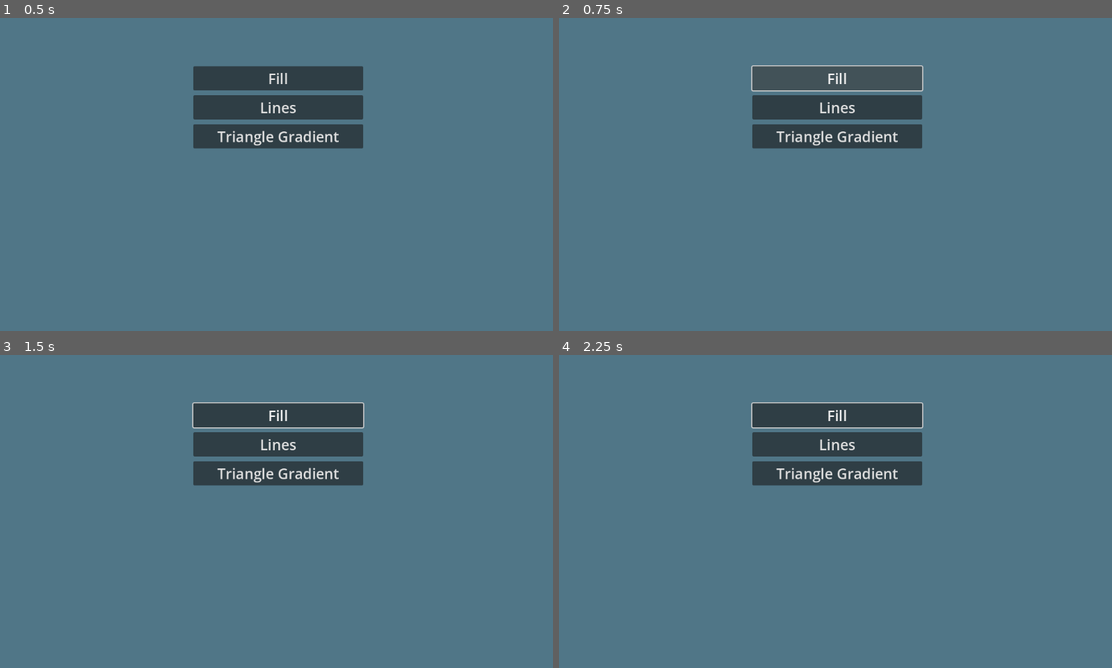
Above: before the commit, frames 1-4 (two rows, left to right).
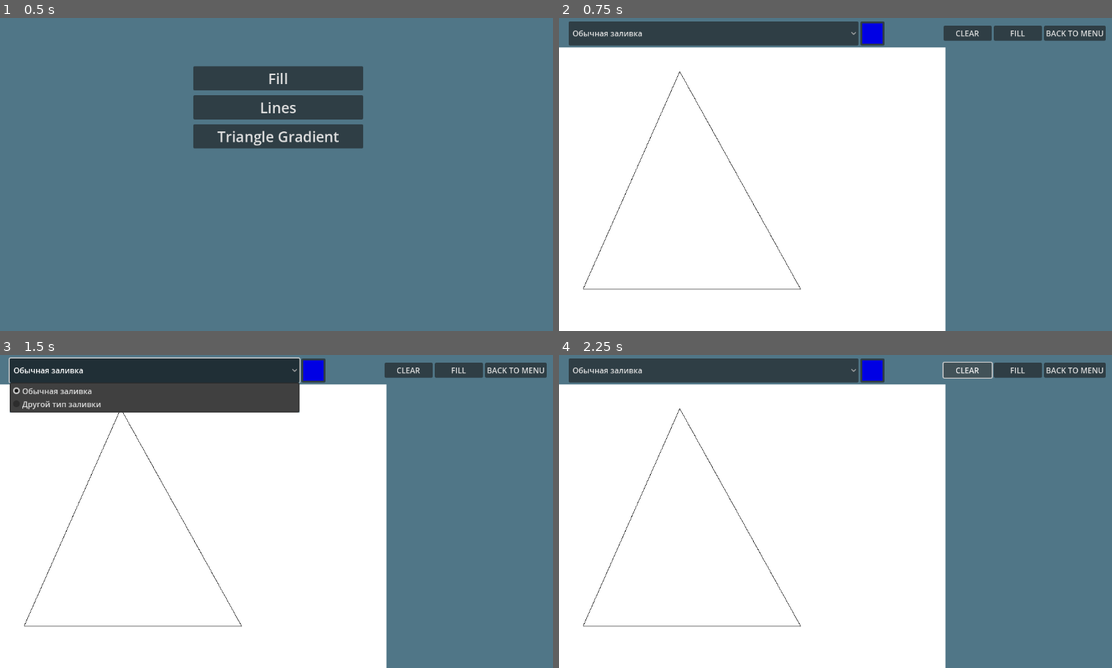
Above: after the commit, the same moments.

Repository: GodotGangComgraph/lab03-raster
Game: Godot game, scene res://menu.tscn
Same seed, same stepped clock (60 frames per second), same inputs: the game is played once before the commit and once after it.
Inputs (mouse positions are in pixels of both pictures, inside the frame that each line leads up to):
- Up to frame 1 (0.5 s): no input
- Up to frame 2 (0.75 s): click "Fill" at 0.5 s
- Up to frame 3 (1.5 s): click (154, 370) at 1.25 s, where only the run after the commit has a clickable "Обычная заливка"
- Up to frame 4 (2.25 s): click (968, 370) at 2 s, where only the run after the commit has a clickable "CLEAR"

Frame 1 is identical in both runs. In frame 2, 69% of the frame differs, in the area x 0-99%, y 1-100%; in frame 3, 69%; in frame 4, 69%.

Commit message:
add filling
Co-Authored-By: NZEFER <181220257+NZEFER@users.noreply.github.com>
Co-Authored-By: Vladislav Krylov <59023506+Voladsky@users.noreply.github.com>

Diff:
--- a/Filling.gd
+++ b/Filling.gd
@@ -1,7 +1,7 @@
 extends Node
 
 # Выбранный цвет для заливки
-var fill_color = Color.WHITE
+var fill_color
 
 # Цвет границы фигуры (треугольника)
 var boundary_color = Color.BLACK
@@ -9,32 +9,42 @@
 # Текстура для отображения изображения
 var image_texture: ImageTexture
 
+@onready var color_picker_button: ColorPickerButton = $VBoxContainer/MarginContainer/HBoxContainer/ColorPickerButton
+@onready var texture_rect: TextureRect = $VBoxContainer/TextureRect
+@onready var option_button: OptionButton = $VBoxContainer/MarginContainer/HBoxContainer/OptionButton
+
+#const picture = preload("res://ФРУКТЫ.jpg")
+const picture = preload("res://RWAH.png")
+
+var picture_image: Image
+
+
 func _ready():
-	# Создание изображения 256x256 пикселей
+	picture_image = picture.get_image()
+
+	fill_color = color_picker_button.color
+
+	clear()
+
+
+
+func clear():
 	var image = Image.new()
-	image.create(256, 256, false, Image.FORMAT_RGB8)
-
+	image = Image.create_empty(800, 600, false, Image.FORMAT_RGB8)
 	# Устанавливаем фон белого цвета
-	for x in range(256):
-		for y in range(256):
+	for x in range(800):
+		for y in range(600):
 			image.set_pixel(x, y, Color.WHITE)
 
 	# Рисуем треугольник с вершинами (128, 50), (50, 200), (200, 200)
-	_draw_filled_triangle(image, Vector2(128, 50), Vector2(50, 200), Vector2(200, 200))
+	_draw_filled_triangle(image, Vector2(250, 50), Vector2(50, 500), Vector2(500, 500))
 
 	# Создаем текстуру из изображения
-	image_texture = ImageTexture.new()
-	image_texture.create_from_image(image)
+	image_texture = ImageTexture.create_from_image(image)
 
 	# Добавляем изображение как Sprite на сцену
-	var sprite = Sprite2D.new()
-	sprite.texture = image_texture
-	add_child(sprite)
+	texture_rect.texture = image_texture
 
-	# Настройка OptionButton
-	var option_button = $VBoxContainer/MarginContainer/HBoxContainer/OptionButton
-	option_button.add_item("Обычная заливка")
-	option_button.add_item("Другой тип заливки")  # Добавьте другие варианты, если нужно
 
 # Функция для рисования треугольника на изображении
 func _draw_filled_triangle(image: Image, p1: Vector2, p2: Vector2, p3: Vector2):
@@ -52,26 +62,23 @@
 # Функция для рисования линии между двумя точками
 func _draw_triangle_edge(image: Image, start: Vector2, end: Vector2):
 	var direction = (end - start).normalized()
-	var length = start.distance_to(end)
+	var length = start.distance_to(end) + 1
 	for i in range(int(length)):
 		var current_point = start + direction * i
 		image.set_pixelv(current_point, boundary_color)
 
 # Функция для заливки треугольника от стартовой точки
 func fill(start_x: int, start_y: int):
-	var image = image_texture.get_data() # Получаем данные изображения
-	image.lock() # Блокируем для редактирования
+	var image = image_texture.get_image()
 
 	var start_color = image.get_pixel(start_x, start_y)
 
 	if start_color == fill_color or start_color == boundary_color:
-		image.unlock()
 		return
 
 	_fill_scanline(image, start_x, start_y, start_color)
 
-	image.unlock() # Разблокируем для применения изменений
-	image_texture.create_from_image(image)
+	image_texture = ImageTexture.create_from_image(image)
 
 # Функция для заливки с использованием сканирования
 func _fill_scanline(image: Image, start_x: int, start_y: int, start_color: Color):
@@ -104,8 +111,67 @@
 			if y < image.get_height() - 1 and image.get_pixel(new_x, y + 1) == start_color:
 				stack.append(Vector2(new_x, y + 1))
 
+
+# Функция для заливки треугольника от стартовой точки
+func fill_2(start_x: int, start_y: int):
+	var image = image_texture.get_image()
+
+	_fill_scanline_2(image, start_x, start_y)
+
+	image_texture = ImageTexture.create_from_image(image)
+
+
+# Функция для заливки с использованием сканирования
+func _fill_scanline_2(image: Image, start_x: int, start_y: int):
+	var stack = []
+	stack.append(Vector2(start_x, start_y))
+
+	var image_x: int = picture_image.get_width()
+	var image_y: int = picture_image.get_height()
+
+	while stack.size() > 0:
+		var point = stack.pop_back()
+		var x: int = point.x
+		var y: int = point.y
+
+		# Заливаем текущий пиксель
+		image.set_pixel(x, y, picture_image.get_pixel(x % image_x, y % image_y))
+
+		# Заливка по горизонтали (влево и вправо)
+		var left = x
+		while left > 0 and image.get_pixel(left - 1, y) == Color.WHITE:
+			left -= 1
+			image.set_pixel(left, y, picture_image.get_pixel(left % image_x, y % image_y))
+
+		var right = x
+		while right < image.get_width() - 1 and image.get_pixel(right + 1, y) == Color.WHITE:
+			right += 1
+			image.set_pixel(right, y, picture_image.get_pixel(right % image_x, y % image_y))
+
+		# Добавляем верхние и нижние пиксели в стек
+		for new_x in range(left, right + 1):
+			if y > 0 and image.get_pixel(new_x, y - 1) == Color.WHITE:
+				stack.append(Vector2(new_x, y - 1))
+			if y < image.get_height() - 1 and image.get_pixel(new_x, y + 1) == Color.WHITE:
+				stack.append(Vector2(new_x, y + 1))
+
+
 # Обработка нажатия кнопки заливки
 func _on_fill_button_pressed():
-	var start_x = 128
-	var start_y = 150
-	fill(start_x, start_y)
+	var start_x = 300
+	var start_y = 300
+
+	if option_button.selected == 0:
+		fill(start_x, start_y)
+	else:
+		fill_2(start_x, start_y)
+
+	texture_rect.texture = image_texture
+
+
+func _on_color_picker_button_popup_closed() -> void:
+	fill_color = color_picker_button.color
+
+
+func _on_button_2_pressed() -> void:
+	get_tree().change_scene_to_file("res://menu.tscn")
--- a/Filling.tscn
+++ b/Filling.tscn
@@ -1,6 +1,6 @@
 [gd_scene load_steps=2 format=3 uid="uid://df6h8eohinyyv"]
 
-[ext_resource type="Script" path="res://Filling.gd" id="1_fsm4x"]
+[ext_resource type="Script" path="res://filling.gd" id="1_ord66"]
 
 [node name="Control" type="Control"]
 layout_mode = 3
@@ -9,16 +9,21 @@
 anchor_bottom = 1.0
 grow_horizontal = 2
 grow_vertical = 2
-script = ExtResource("1_fsm4x")
+script = ExtResource("1_ord66")
 
 [node name="VBoxContainer" type="VBoxContainer" parent="."]
-layout_mode = 0
-offset_right = 1152.0
-offset_bottom = 647.0
+layout_mode = 1
+anchors_preset = 15
+anchor_right = 1.0
+anchor_bottom = 1.0
+grow_horizontal = 2
+grow_vertical = 2
 
 [node name="MarginContainer" type="MarginContainer" parent="VBoxContainer"]
-custom_minimum_size = Vector2(0, 80)
 layout_mode = 2
+theme_override_constants/margin_left = 20
+theme_override_constants/margin_top = 20
+theme_override_constants/margin_right = 20
 
 [node name="HBoxContainer" type="HBoxContainer" parent="VBoxContainer/MarginContainer"]
 layout_mode = 2
@@ -27,16 +32,42 @@
 custom_minimum_size = Vector2(600, 50)
 layout_mode = 2
 size_flags_vertical = 4
+selected = 0
+item_count = 2
+popup/item_0/text = "Обычная заливка"
+popup/item_1/text = "Другой тип заливки"
+popup/item_1/id = 1
 
 [node name="ColorPickerButton" type="ColorPickerButton" parent="VBoxContainer/MarginContainer/HBoxContainer"]
 custom_minimum_size = Vector2(50, 50)
 layout_mode = 2
 size_flags_horizontal = 2
 size_flags_vertical = 4
+color = Color(0, 0, 0.894118, 1)
 
 [node name="Button" type="Button" parent="VBoxContainer/MarginContainer/HBoxContainer"]
-custom_minimum_size = Vector2(0, 45)
+custom_minimum_size = Vector2(100, 0)
 layout_mode = 2
-size_flags_horizontal = 3
 size_flags_vertical = 4
-text = "Fill"
+text = "CLEAR"
+
+[node name="Button3" type="Button" parent="VBoxContainer/MarginContainer/HBoxContainer"]
+custom_minimum_size = Vector2(100, 0)
+layout_mode = 2
+size_flags_vertical = 4
+text = "FILL"
+
+[node name="Button2" type="Button" parent="VBoxContainer/MarginContainer/HBoxContainer"]
+layout_mode = 2
+size_flags_horizontal = 4
+size_flags_vertical = 4
+text = "BACK TO MENU"
+
+[node name="TextureRect" type="TextureRect" parent="VBoxContainer"]
+layout_mode = 2
+size_flags_horizontal = 0
+
+[connection signal="popup_closed" from="VBoxContainer/MarginContainer/HBoxContainer/ColorPickerButton" to="." method="_on_color_picker_button_popup_closed"]
+[connection signal="pressed" from="VBoxContainer/MarginContainer/HBoxContainer/Button" to="." method="clear"]
+[connection signal="pressed" from="VBoxContainer/MarginContainer/HBoxContainer/Button3" to="." method="_on_fill_button_pressed"]
+[connection signal="pressed" from="VBoxContainer/MarginContainer/HBoxContainer/Button2" to="." method="_on_button_2_pressed"]
--- a/menu.gd
+++ b/menu.gd
@@ -10,4 +10,4 @@
 
 
 func _on_fill_pressed() -> void:
-	pass # Replace with function body.
+	get_tree().change_scene_to_file("res://filling.tscn")
Binary file added: RWAH.png
Not shown, added: RWAH.png.import
Binary file added: ФРУКТЫ.jpg
Not shown, added: ФРУКТЫ.jpg.import
